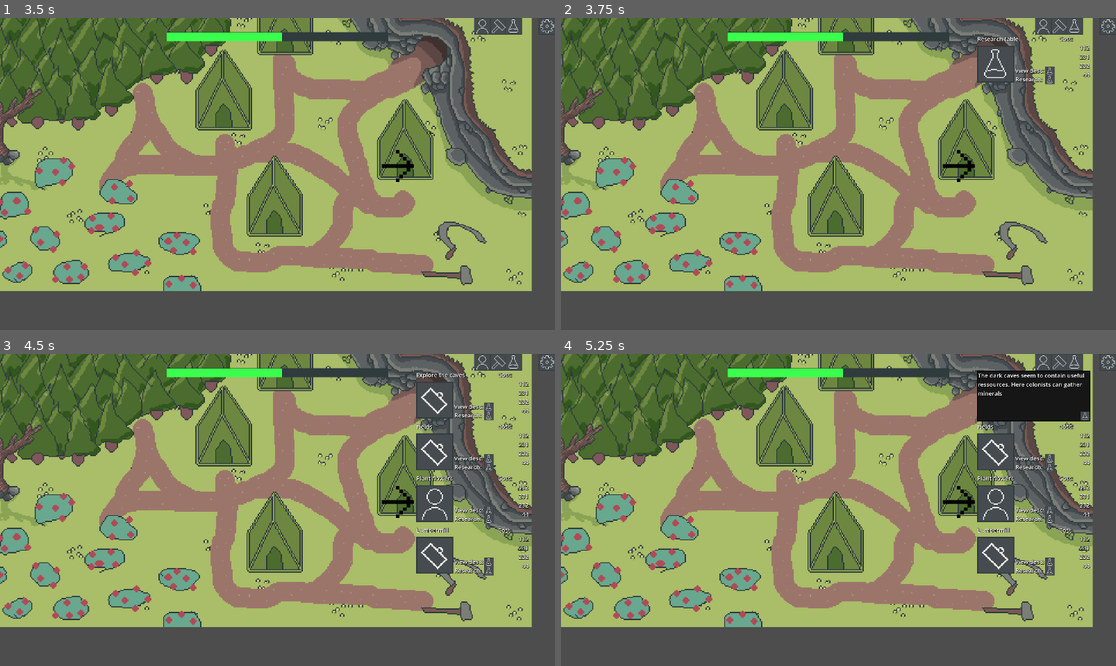
Above: before the commit, frames 1-4 (two rows, left to right).
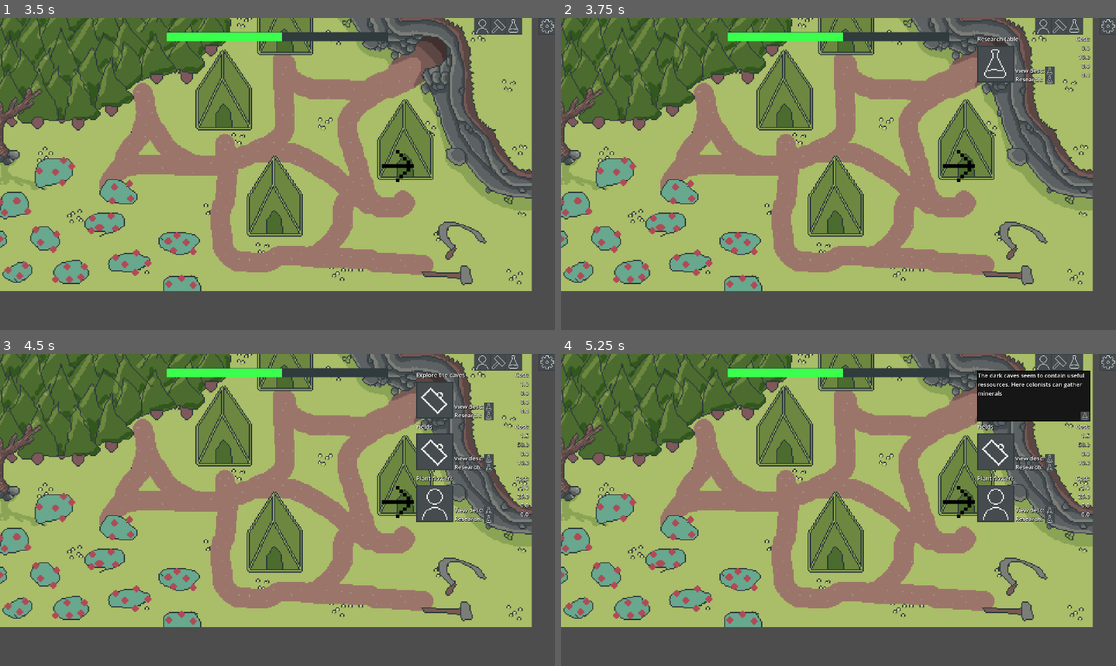
Above: after the commit, the same moments.

Repository: Lueegee1/EksamenDDU
Game: Godot game, scene res://Scenes/Root.tscn
Two runs of this game, one before a commit and one after it. Both use one fixed random seed, a clock stepped at 60 frames per second and the inputs below. The engine's default icon, where the game draws it, is replaced by a stand-in: a white triangle on a blue panel in a dark square.
Inputs (mouse positions are in pixels of both pictures, inside the frame that each line leads up to):
- Up to frame 1 (3.5 s): click (549, 27) at 0.5 s; click (538, 164) at 1.25 s; click (538, 27) at 2 s; click (499, 27) at 2.75 s
- Up to frame 2 (3.75 s): click (1077, 27) at 3.5 s
- Up to frame 3 (4.5 s): click (488, 416) at 4.25 s
- Up to frame 4 (5.25 s): click (1049, 407) at 5.02 s

Frame 1 is identical in both runs. In frame 2, 0.2% of the frame differs, in the area x 89-96%, y 6-20%; in frame 3, 1.6%, in the area x 74-96%, y 6-72%; in frame 4, 1.5%.
Error before the commit: Invalid call. Nonexistent function 'get' in base 'String'. (res://Scripts/GameManager.gd:172)

Commit message:
Show research price + genetic sequencing

Diff:
--- a/ddu-eksamen/Scenes/ColonistCard.tscn
+++ b/ddu-eksamen/Scenes/ColonistCard.tscn
@@ -130,6 +130,14 @@
 offset_bottom = 166.0
 texture = ExtResource("6_058vy")
 
+[node name="ColorRect" type="ColorRect" parent="Group1" unique_id=416187909]
+visible = false
+z_index = -1
+layout_mode = 0
+offset_right = 415.0
+offset_bottom = 179.0
+color = Color(0, 0.9098039, 0.9098039, 0.27058825)
+
 [node name="Group2" type="Control" parent="." unique_id=415583282]
 visible = false
 anchors_preset = 0
--- a/ddu-eksamen/Scripts/ColonistCard.gd
+++ b/ddu-eksamen/Scripts/ColonistCard.gd
@@ -5,6 +5,7 @@
 @onready var workbutton = $Group1/WorkButton
 @onready var housebutton = $Group1/HouseButton
 @onready var actionbutton = $Group1/ActionButton
+@onready var gene_label = $Group2/Label4
 var name_of_colonist
 # Called when the node enters the scene tree for the first time.
 func _ready() -> void:
@@ -114,13 +115,23 @@
 	else:
 		housebutton.text = "Currently: " + str(house) + "
 		Assign to"
+func trait_name(index):
+	return(str(Global.GameManager.trait_dict[Global.GameManager.colonist_dict[name_of_colonist][index]]["name"]))
 
 func setup(colonist_name, colonist_sprite):
 	name_of_colonist = colonist_name
 	sprite.texture = load(colonist_sprite) as Texture2D
 	name_tag.text = str(colonist_name) + "
 	Happiness: " + str(Global.GameManager.happiness_dict[colonist_name]["happiness"])
-
+	var temp_string = ""
+	for i in range(6):
+		if i < 4:
+			temp_string += str(trait_name(i)) + ", "
+		if i == 4:
+			temp_string += str(trait_name(i)) + " and "
+		if i == 5:
+			temp_string += str(trait_name(i))
+	gene_label.text = str(colonist_name) + " is " + temp_string
 	pass
 
 func _on_action_pressed(id):
--- a/ddu-eksamen/Scripts/GameManager.gd
+++ b/ddu-eksamen/Scripts/GameManager.gd
@@ -169,7 +169,7 @@
 func colonist_move(delta: float) -> void:
 	for colonist in colonist_dict:
 		var mov = movement_and_sprite_dictionary[colonist]
-		var body = colonist.get(colonist)
+		var body = colonist_instances.get(colonist)
 		if body == null:
 			continue
 		var agent: NavigationAgent2D = body.get_node("NavigationAgent2D")
@@ -223,7 +223,7 @@
 					)
 				else:
 					_step_agent(mov, agent, delta)
-	value_changed.emit()
+	#value_changed.emit() Laggy at gemme hver frame
 
 func _step_agent(mov: Dictionary, agent: NavigationAgent2D, delta: float) -> void:
 	var next_pos = agent.get_next_path_position()
--- a/ddu-eksamen/Scripts/ResearchCard.gd
+++ b/ddu-eksamen/Scripts/ResearchCard.gd
@@ -17,6 +17,11 @@
 		discription.text = Global.GameManager.researches[index]["description"]
 	else:
 		discription.text = "This is a very mysterious research"
+	cost.text = "Cost:
+		" + str(Global.GameManager.researches[index]["cost"][0]) + "
+		" + str(Global.GameManager.researches[index]["cost"][1]) + "
+		" + str(Global.GameManager.researches[index]["cost"][2]) + "
+		" + str(Global.GameManager.researches[index]["cost"][3])
 
 # Called when the node enters the scene tree for the first time.
 
@@ -29,8 +34,6 @@
 # Called every frame. 'delta' is the elapsed time since the previous frame.
 func _process(delta: float) -> void:
 	if Global.GameManager.meet_research_requirements(research) and Global.GameManager.can_afford_research(research):
-		print("Meets requirements")
-		print(research)
 		research_button.disabled = false
 	else:
 		research_button.disabled = true
--- a/ddu-eksamen/data/research.json
+++ b/ddu-eksamen/data/research.json
@@ -17,7 +17,7 @@
 	"15": {"name":"Biotech","cost":[6,100,0,0],"requirements":[10],"description": "Study the posibilities of biotechnology for improving the colony", "icons": "res://Assets/temp files/buttons/Sprite-0003-Sheet5.png", "researched":0},
 	"16": {"name":"Drills","cost":[8,0,200,0],"requirements":[14],"description": "Make drills the serve as improved mining tools, improving efficiency in the mines", "icons": "res://Assets/temp files/buttons/Sprite-0003-Sheet2.png", "researched":0},
 	"17": {"name":"Streetlights","cost":[5,0,100,0],"requirements":[14],"description": "Build some streetlights to ligth up the colony", "icons": "res://Assets/temp files/buttons/Sprite-0003-Sheet3.png", "researched":0},
-	"18": {"name":"Lumbermill","cost":[8,200,50,0],"requirements":[1],"description": "Improve gather of plant materials with the implementation of powered machinery", "icons": "res://Assets/temp files/buttons/Sprite-0003-Sheet2.png", "researched":0},
+	"18": {"name":"Lumbermill","cost":[8,200,50,0],"requirements":[14],"description": "Improve gather of plant materials with the implementation of powered machinery", "icons": "res://Assets/temp files/buttons/Sprite-0003-Sheet2.png", "researched":0},
 	"19": {"name":"Cameras","cost":[10,0,200,0],"requirements":[17],"description": "", "icons": "", "researched":0},
 	"20": {"name":"Gene Sequencing","cost":[12,0,200,0],"requirements":[15],"description": "With this you can see the genetics of your colonists, and see what makes them tick", "icons": "res://Assets/temp files/buttons/Sprite-0003-Sheet5.png", "researched":0},
 	"21": {"name":"GMO","cost":[8,0,300,0],"requirements":[20],"description": "Produce more food than ever before with GMO technology!", "icons": "res://Assets/temp files/buttons/Sprite-0003-Sheet5.png", "researched":0},
--- a/ddu-eksamen/data/traits.json
+++ b/ddu-eksamen/data/traits.json
@@ -10,10 +10,10 @@
 	"7": {"name":"Optimistic","productivity_mod":1,"happiness_mod":1.1,"sickness_chance":1},
 	"8": {"name":"Pessimistic","productivity_mod":1,"happiness_mod":0.9,"sickness_chance":1},
 	"9": {"name":"Workaholic","productivity_mod":1.2,"happiness_mod":0.9,"sickness_chance":1},
-	"10": {"name":"Slacker","productivity_mod":0.9,"happiness_mod":1.2,"sickness_chance":1},
+	"10": {"name":"Lazy","productivity_mod":0.9,"happiness_mod":1.2,"sickness_chance":1},
 	"11": {"name":"Feeble","productivity_mod":0.9,"happiness_mod":1,"sickness_chance":2},
 	"12": {"name":"Robust","productivity_mod":1.1,"happiness_mod":1,"sickness_chance":0.5},
 	"13": {"name":"Depressed","productivity_mod":1,"happiness_mod":0.5,"sickness_chance":1},
-	"14": {"name":"Psychopath","productivity_mod":1.1,"happiness_mod":1,"sickness_chance":1}
+	"14": {"name":"Psychopathic","productivity_mod":1.1,"happiness_mod":1,"sickness_chance":1}
   }
 }
